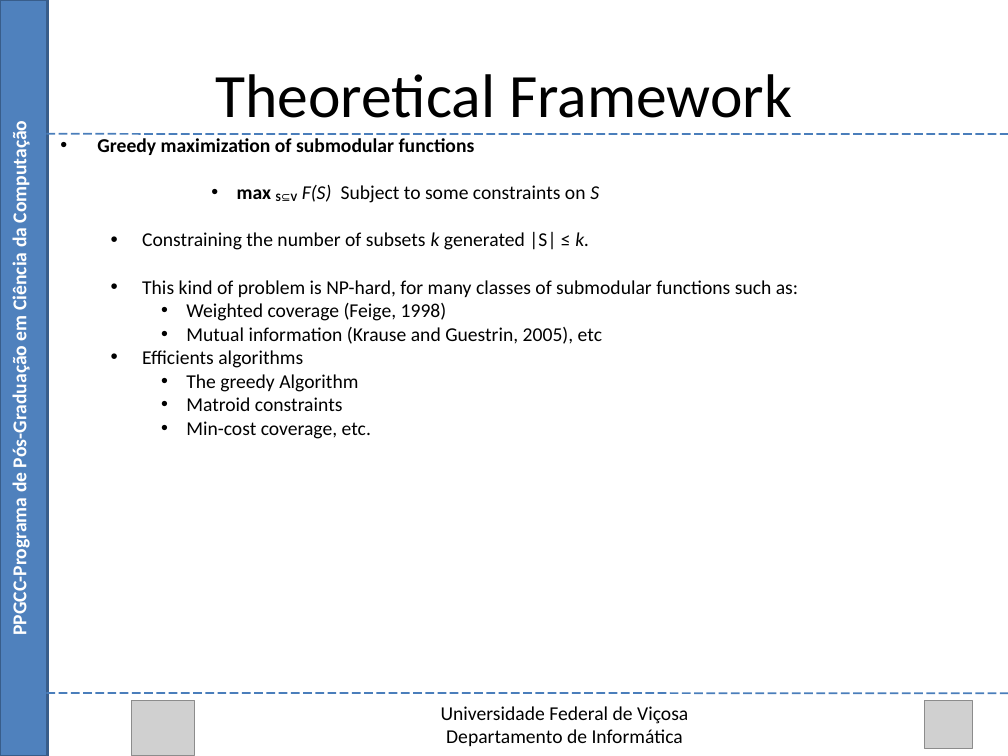
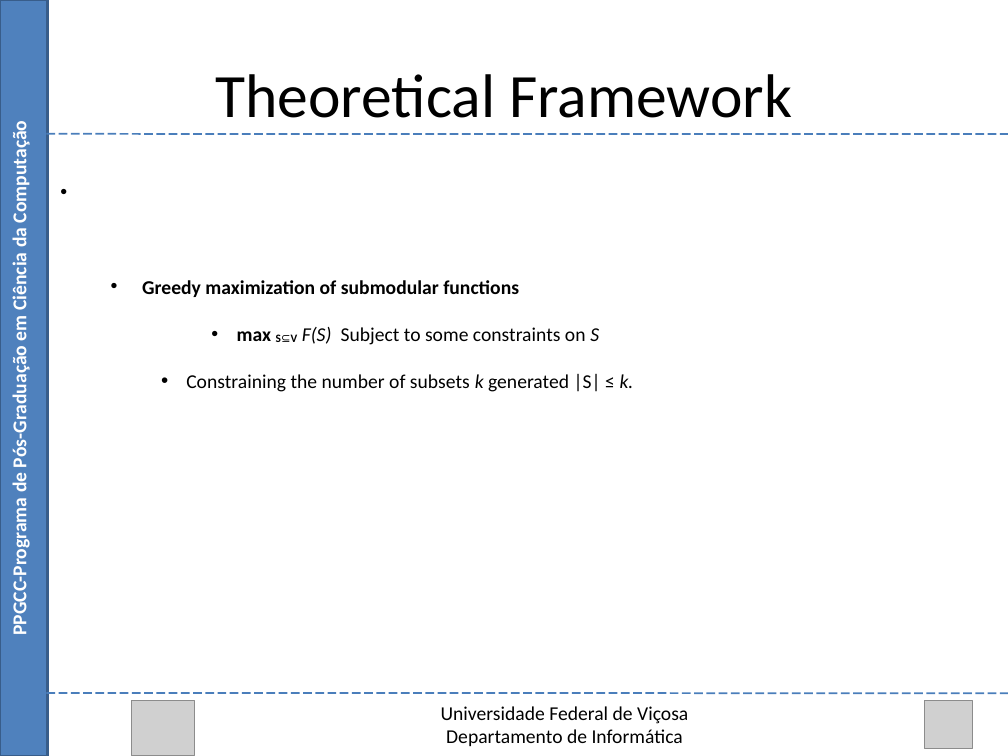
Before and after one commit to Marvinsky/research-marvin, a slide deck: slide 23 of latex/odp/selection heuristics.odp. Drawn at 1008x756 pixels with LibreOffice and Linux fonts; fonts in the diff are those of the drawing; grey boxes stand for pictures. Boxes give left, top, right and bottom in pixels: in the first picture for what was removed or moved away, otherwise in the second. Text is boxed around its words. In the diff, an @@ line names an element or a change of style, - is before the commit and + after.

```diff
--- a/latex/odp/selection heuristics.odp
+++ b/latex/odp/selection heuristics.odp
@@ text at (x1=142, y1=280, x2=798, y2=439): paragraphs removed @@
-  • This kind of problem is NP-hard, for many classes of submodular functions such as:
-    • Weighted coverage (Feige, 1998)
-    • Mutual information (Krause and Guestrin, 2005), etc
-  • Efficients algorithms
-    • The greedy Algorithm
-    • Matroid constraints
-    • Min-cost coverage, etc.
@@ text at (x1=142, y1=280, x2=634, y2=392): list level 1 to 2 in "Greedy maximization of submodular functions"; list level 2 to 3 in "Constraining the number of subsets ..." @@
```
Also in this commit, not shown: 17 other slides changed.
